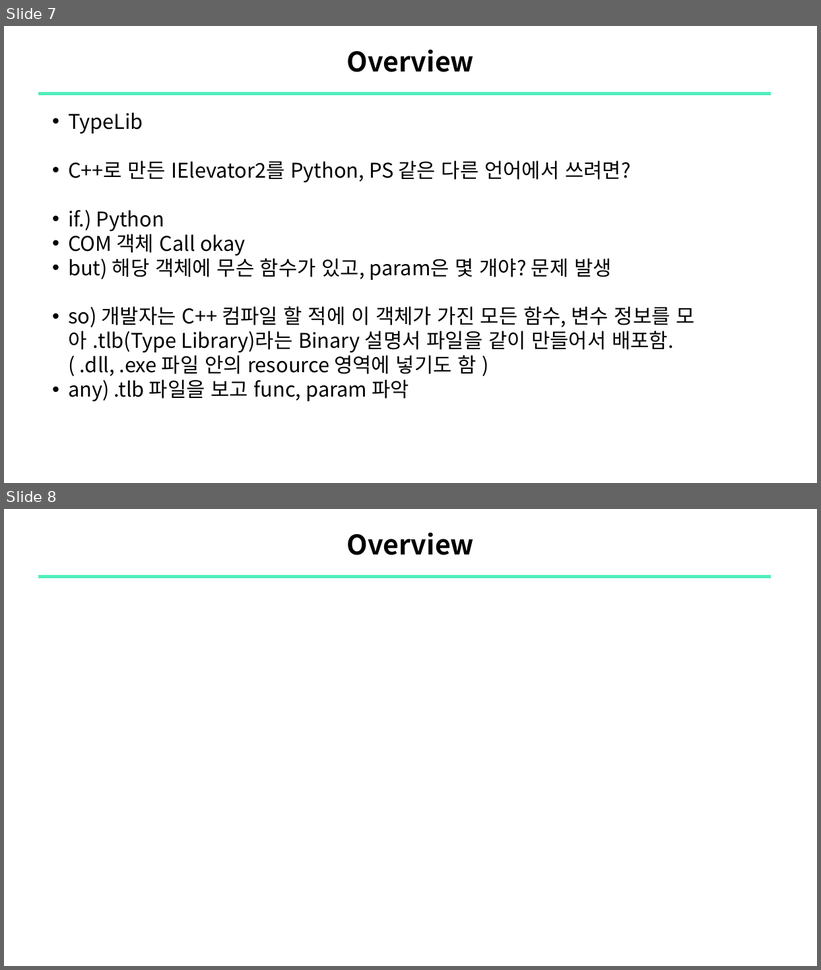
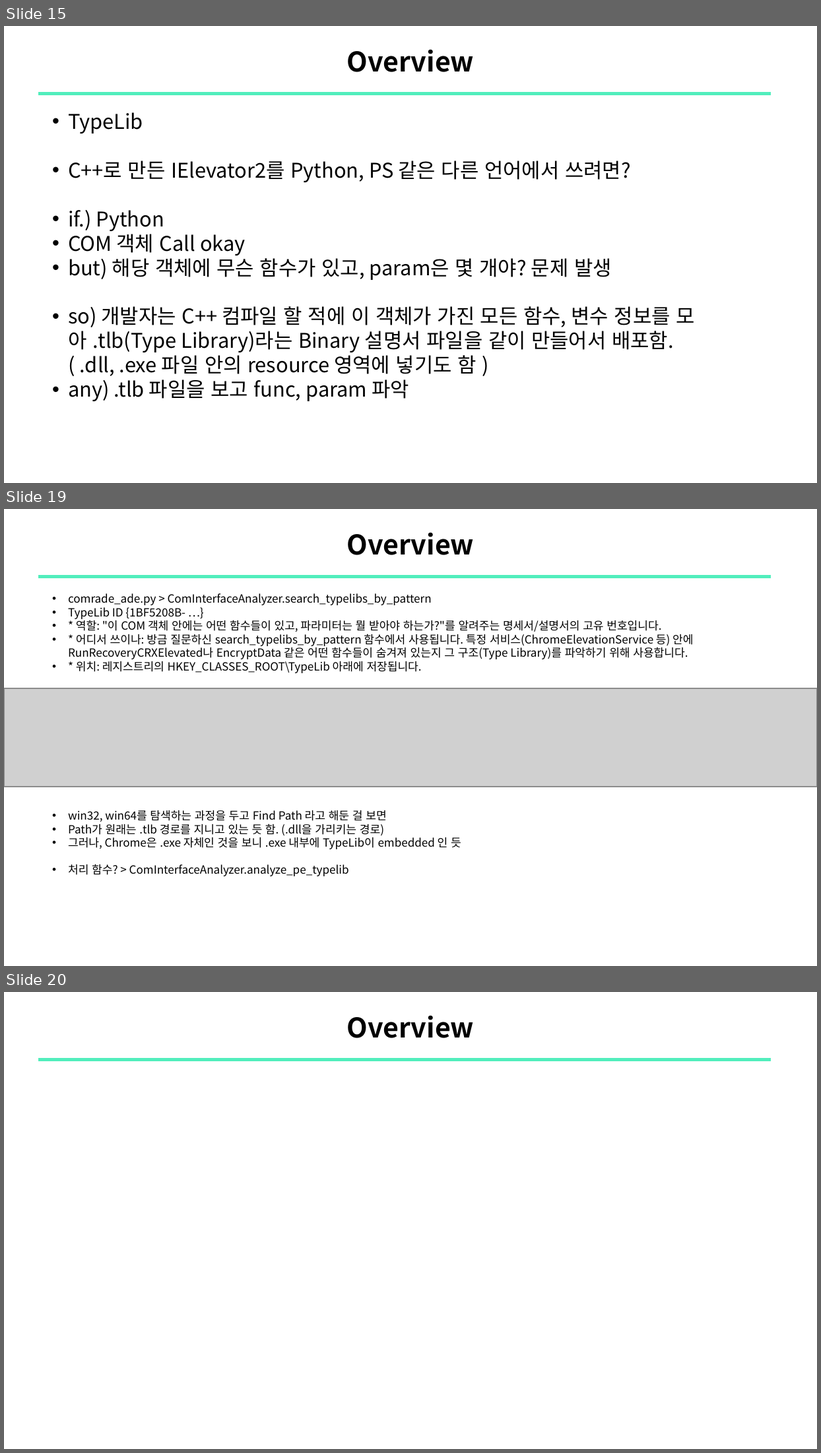
Before and after one commit to sewonpark-sec/SSL-Seminar, a slide deck: 16_COMrade_ABE_Analysis.pptx. Shown one above the other, each under a label of ours: slides 7 and 8 before the commit, slides 15, 19 and 20 after it; the slides between them are not shown. The pictures are 821x970 and 821x1453 pixels, drawn with LibreOffice and Linux fonts; fonts in the diff are those of the drawing; grey boxes stand for pictures. Boxes give left, top, right and bottom in pixels: in the first picture for what was removed or moved away, otherwise in the second. Text is boxed around its words. In the diff, an @@ line names an element or a change of style, - is before the commit and + after.

Commit message:
upload: COMrade ABE Analysis

```diff
--- a/16_COMrade_ABE_Analysis.pptx
+++ b/16_COMrade_ABE_Analysis.pptx
@@ slide 19 added at (4, 509, 817, 966), background #FFFFFF @@
@@ title added at (347, 532, 475, 555), 24 pt, text #000000, bold @@
+Overview
@@ line added from (38, 576) to (772, 576), #51EEBC 3 pt @@
@@ text added at (68, 593, 693, 877), 10 pt, text #000000 @@
+    • comrade_ade.py > ComInterfaceAnalyzer.search_typelibs_by_pattern
+    • TypeLib ID {1BF5208B- …}
+    • * 역할: "이 COM 객체 안에는 어떤 함수들이 있고, 파라미터는 뭘 받아야 하는가?"를 알려주는 명세서/설명서의 고유 번호입니다.
+    • * 어디서 쓰이나: 방금 질문하신 search_typelibs_by_pattern 함수에서 사용됩니다. 특정 서비스(ChromeElevationService 등) 안에 RunRecoveryCRXElevated나 EncryptData 같은 어떤 함수들이 숨겨져 있는지 그 구조(Type Library)를 파악하기 위해 사용합니다.
+    • * 위치: 레지스트리의 HKEY_CLASSES_ROOT\TypeLib 아래에 저장됩니다.
+    • win32, win64를 탐색하는 과정을 두고 Find Path 라고 해둔 걸 보면
+    • Path가 원래는 .tlb 경로를 지니고 있는 듯 함. (.dll을 가리키는 경로)
+    • 그러나, Chrome은 .exe 자체인 것을 보니 .exe 내부에 TypeLib이 embedded 인 듯
+    • 처리 함수? > ComInterfaceAnalyzer.analyze_pe_typelib
@@ picture added at (4, 689, 817, 787) @@
@@ what was slide 7 is now slide 15 @@
@@ what was slide 8 is now slide 20 @@
```
Also in this commit, not shown: 4 slides changed, 15 other slides added.
